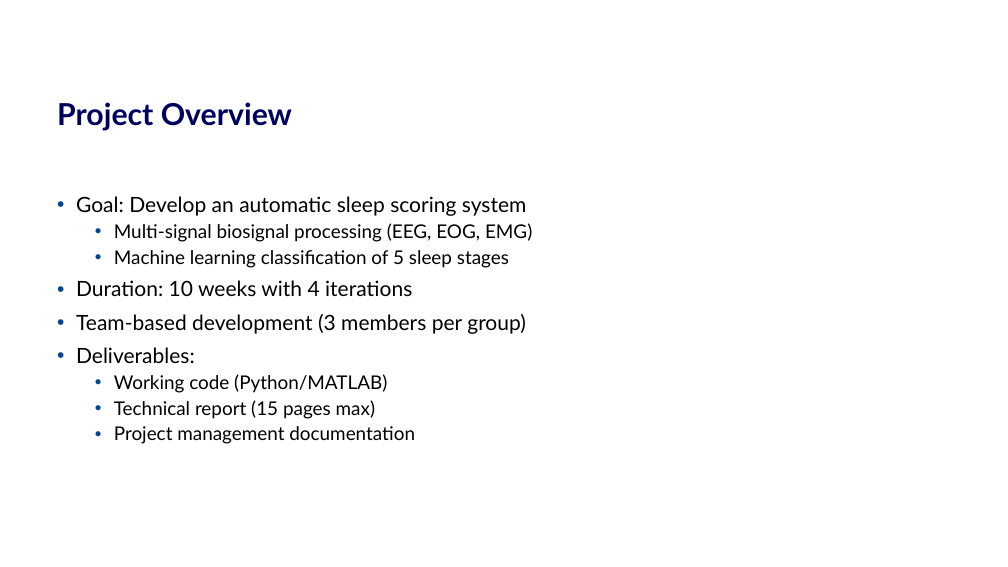
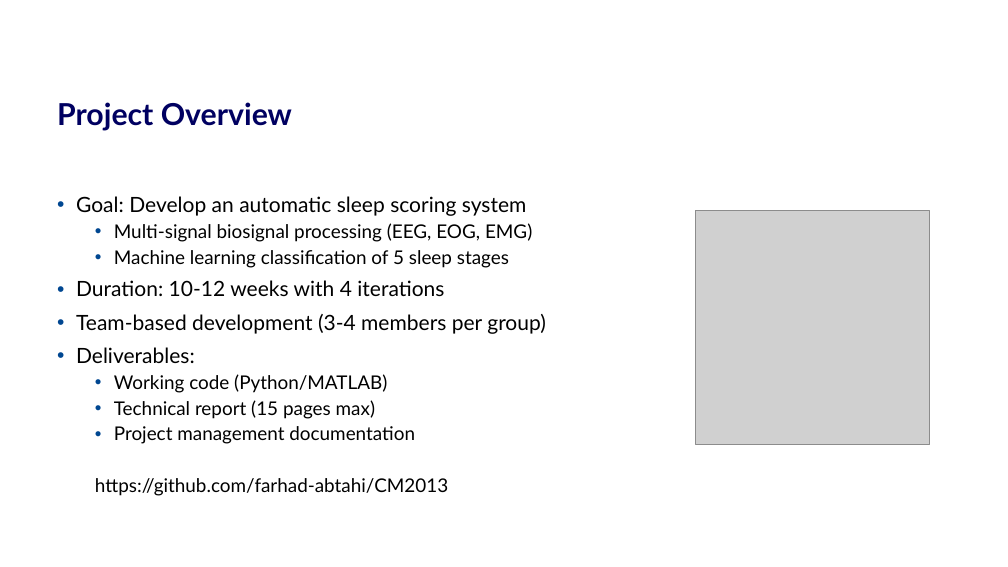
Before and after one commit to simb-01/CM2013-Signal-Processing-, a slide deck: slide 2 of CM2013 Project Introduction.pptx. Drawn at 1008x567 pixels with LibreOffice and Linux fonts; fonts in the diff are those of the drawing; grey boxes stand for pictures; background and template pictures are left out. Boxes give left, top, right and bottom in pixels: in the first picture for what was removed or moved away, otherwise in the second. Text is boxed around its words. In the diff, an @@ line names an element or a change of style, - is before the commit and + after.

```diff
--- a/CM2013 Project Introduction.pptx
+++ b/CM2013 Project Introduction.pptx
@@ picture added at [696,211,929,445] @@
@@ text at [76,280,546,334]: text changed @@
-• Duration: 10 weeks with 4 iterations
-• Team-based development (3 members per group)
+• Duration: 10-12 weeks with 4 iterations
+• Team-based development (3-4 members per group)
@@ text at [95,478,448,496]: paragraph added @@
+  https://github.com/farhad-abtahi/CM2013
```
Also in this commit, not shown: 2 slides added, 3 other files.
